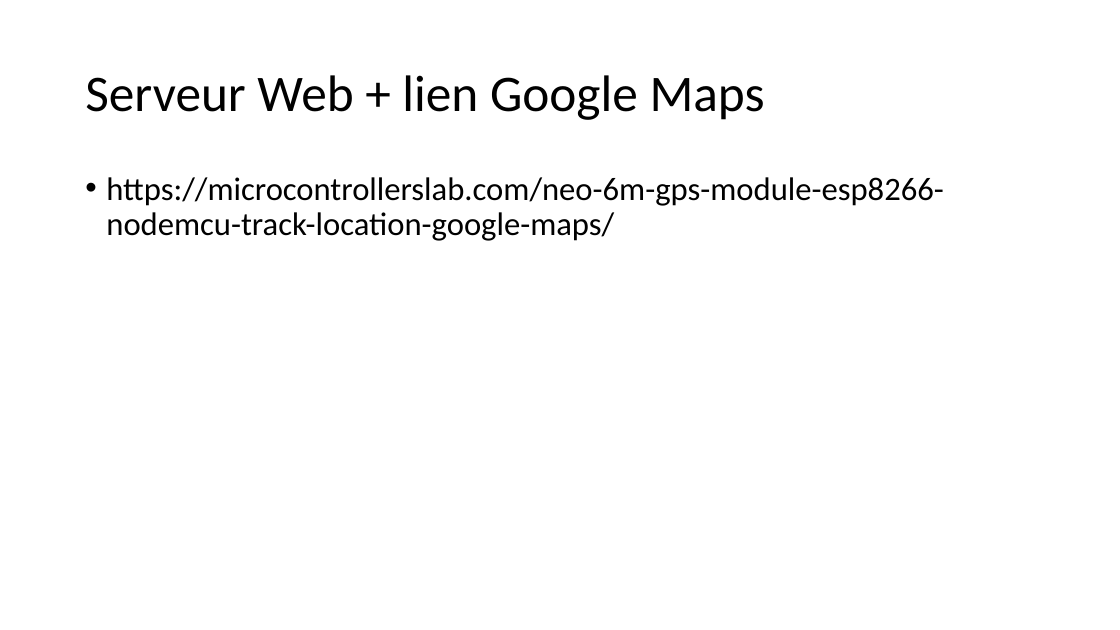
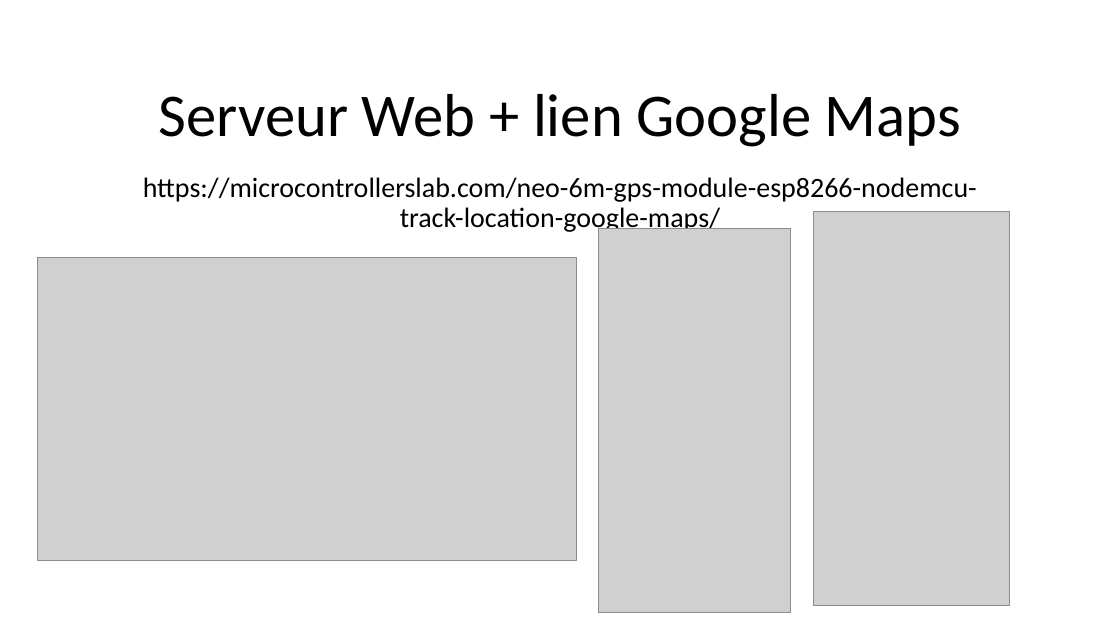
Before and after one commit to AurelienNiebes/SEMI-BA3-GPS3-GPS-Tracker-ESP8266, a slide deck: slide 13 of Notes.pptx. Drawn at 1120x630 pixels with LibreOffice and Linux fonts; fonts in the diff are those of the drawing; grey boxes stand for pictures. Boxes give left, top, right and bottom in pixels: in the first picture for what was removed or moved away, otherwise in the second. Text is boxed around its words. In the diff, an @@ line names an element or a change of style, - is before the commit and + after.

Commit message:
ReAjout Images TestWifiGoogleMaps

```diff
--- a/Notes.pptx
+++ b/Notes.pptx
@@ title "Serveur Web + lien Google ...": place and size @@
-title "Serveur Web + lien Google ..." at bbox=[85, 75, 765, 120]
+title "Serveur Web + lien Google ..." at bbox=[159, 94, 961, 147]
@@ title "Serveur Web + lien Google ..." at bbox=[159, 94, 961, 147]: size 44 to 52 pt; alignment left to centre; vertical alignment middle to bottom @@
@@ text "https://microcontrollerslab.com/neo-6m-gps-module-esp8266-no ...": place and size @@
-text "https://microcontrollerslab.com/neo-6m-gps-module-esp8266-no ..." at bbox=[106, 177, 943, 241]
+text "https://microcontrollerslab.com/neo-6m-gps-module-esp8266-no ..." at bbox=[143, 177, 977, 234]
@@ text "https://microcontrollerslab.com/neo-6m-gps-module-esp8266-no ..." at bbox=[143, 177, 977, 234]: size 28 to 24 pt; alignment left to centre; bullet • to none @@
@@ picture added at bbox=[598, 229, 791, 613] @@
@@ picture added at bbox=[813, 212, 1010, 606] @@
@@ picture added at bbox=[38, 257, 576, 560] @@
```
